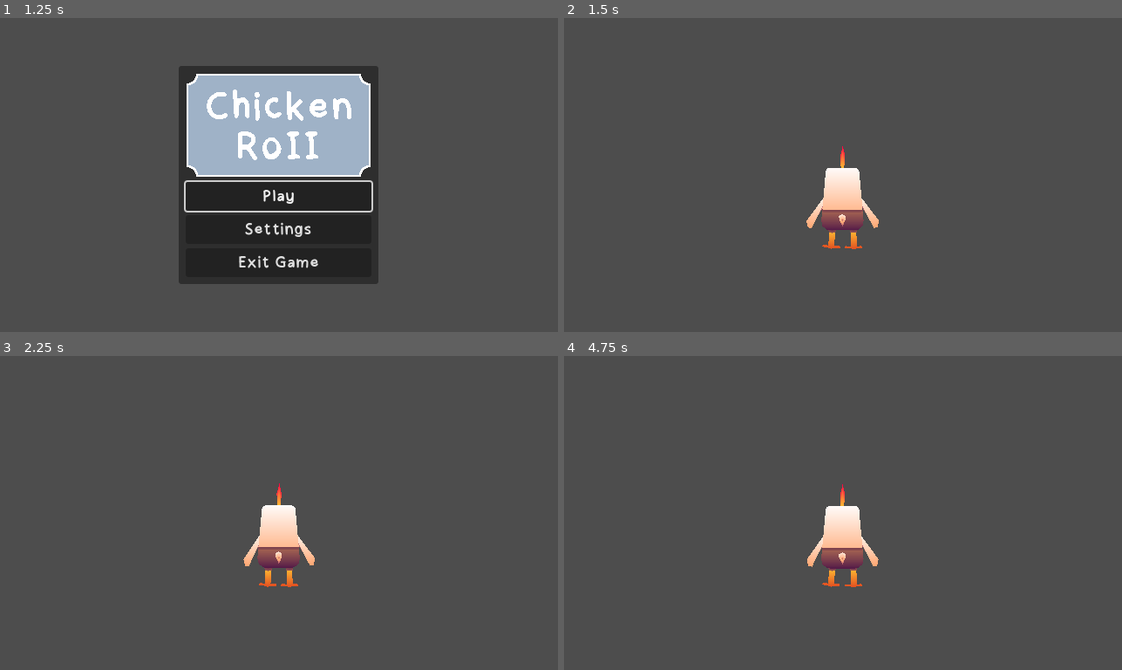
Above: before the commit, frames 1-4 (two rows, left to right).
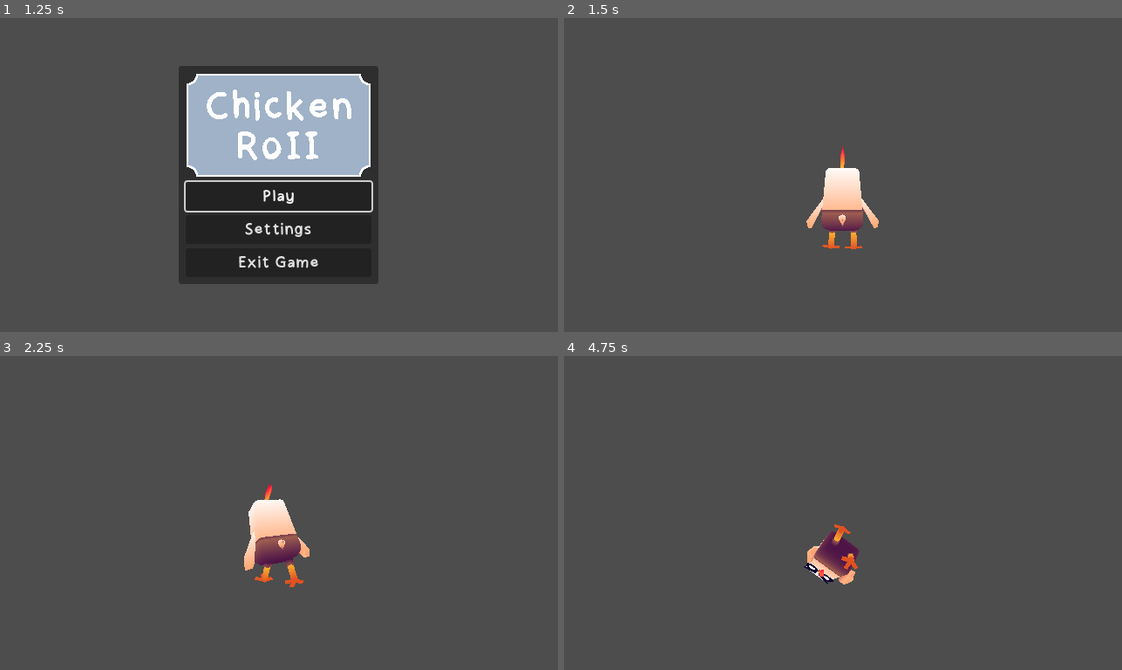
Above: after the commit, the same moments.

Repository: Cucumber-Maki/UoP-2025
Game: Godot game, scene res://scenes/splashScreen/splashScreen.tscn
Same seed, same stepped clock (60 frames per second), same inputs: the game is played once before the commit and once after it.
Inputs (mouse positions are in pixels of both pictures, inside the frame that each line leads up to):
- Up to frame 1 (1.25 s): tap Enter at 0.5 s; move the mouse to (401, 159) at 0.52 s; hold D (player_move_right) from 0.53 s (still down); tap Space (player_move_jump) at 0.77 s
- Up to frame 2 (1.5 s): release D (player_move_right) at 1.25 s; click "Play" at 1.25 s
- Up to frame 3 (2.25 s): move the mouse to (251, 513) at 2.02 s; hold W (player_move_forward) from 2.03 s (still down)
- Up to frame 4 (4.75 s): keep holding W (player_move_forward); tap Space (player_move_jump) at 2.27, 3.77, 4.52 s; move the mouse to (854, 506) at 2.77 s; move the mouse to (837, 519) at 3.52 s; move the mouse to (887, 516) at 4.27 s

Frame 1 is identical in both runs. In frame 2, less than 0.1% of the frame differs, in the area x 43-57%, y 41-74%; in frame 3, 1.8%; in frame 4, 1.9%, in the area x 42-57%, y 40-74%.
Error before the commit: Parse Error: Identifier "m_ability_rollAvailable" not declared in the current scope. (res://assets/entities/player/player.gd:53)

Commit message:
feat: Player roll ability.

Diff:
--- a/assets/entities/player/player.gd
+++ b/assets/entities/player/player.gd
@@ -12,6 +12,12 @@
 @export var m_animationTurnExponent : float = 2.0;
 @export var m_animationJumpScaling : float = 1.5;
 @export var m_animationJumpExponent : float = 1.5;
+# Roll
+@export_group("Abilities", "m_abilities")
+@export_subgroup("Roll", "m_ability_roll")
+@export var m_ability_rollUnlocked : bool = false;
+@export var m_ability_rollImpulse : Vector2 = Vector2(12, 4);
+var m_ability_rollAvailable : bool = false;
 #
 @onready var m_cameraOrigin : Node3D = $CameraOrigin;
 @onready var m_cameraAngle : Vector2 = Vector2(m_cameraOrigin.rotation.y, m_cameraOrigin.rotation.x);
@@ -28,9 +34,7 @@
 
 var m_jumpInput : bool = false;
 func getJumpInput() -> bool:
-	if (!m_jumpInput): return false;
-	m_jumpInput = false;
-	return true;
+	return m_jumpInput
 
 ################################################################################
 
@@ -50,7 +54,7 @@
 
 func handleRoll(delta : float) -> void:
 	if (isGrounded()):
-		m_ability_rollAvailable = true;
+		m_ability_rollAvailable = m_ability_rollUnlocked;
 		return;
 
 	var input : Vector2 = getMovementInput();
@@ -89,7 +93,9 @@
 	setAnimationVariable("parameters/AirSpeed/blend_position", airSpeed, max(m_animationAirBlendSpeed, abs(airSpeed * 0.1)) * delta);
 	setAnimationVariable("parameters/InAir/blend_amount", !isGrounded(), m_animationAirStateBlendSpeed * delta);
 
-	setAnimationPlaybackSpeed(max(1, (flatVelocty.length() * m_animationGroundSpeedScale) / getStateVariable("MovementSpeed")), delta);
+	var animationSpeed : float = max(1, (flatVelocty.length() * m_animationGroundSpeedScale) / getStateVariable("MovementSpeed"));
+	if (m_animationTree.get("parameters/RollTrigger/active")): return;
+	setAnimationPlaybackSpeed(animationSpeed, delta);
 
 ################################################################################
 
--- a/assets/entities/player/playerAnimationTree.tres
+++ b/assets/entities/player/playerAnimationTree.tres
@@ -59,22 +59,22 @@
 [sub_resource type="AnimationNodeBlend2" id="AnimationNodeBlend2_o5w2f"]
 sync = true
 
-[sub_resource type="AnimationNodeOneShot" id="AnimationNodeOneShot_ns0ay"]
-
 [sub_resource type="AnimationNodeAnimation" id="AnimationNodeAnimation_ijund"]
 animation = &"Roll"
 
+[sub_resource type="AnimationNodeOneShot" id="AnimationNodeOneShot_ns0ay"]
+
 [resource]
-graph_offset = Vector2(-641.443, 2.09953)
+graph_offset = Vector2(-863.761, 35.7036)
 nodes/AirSpeed/node = SubResource("AnimationNodeBlendSpace1D_3x5vi")
 nodes/AirSpeed/position = Vector2(-320, 320)
 nodes/Ground/node = SubResource("AnimationNodeBlendSpace2D_owunj")
 nodes/Ground/position = Vector2(-300, 60)
 nodes/InAir/node = SubResource("AnimationNodeBlend2_o5w2f")
 nodes/InAir/position = Vector2(145.149, 66.655)
-nodes/OneShot/node = SubResource("AnimationNodeOneShot_ns0ay")
-nodes/OneShot/position = Vector2(-140, 360)
 nodes/Roll/node = SubResource("AnimationNodeAnimation_ijund")
 nodes/Roll/position = Vector2(-300, 500)
+nodes/RollTrigger/node = SubResource("AnimationNodeOneShot_ns0ay")
+nodes/RollTrigger/position = Vector2(-140, 360)
 nodes/output/position = Vector2(360, 80)
-node_connections = [&"InAir", 0, &"Ground", &"InAir", 1, &"OneShot", &"OneShot", 0, &"AirSpeed", &"OneShot", 1, &"Roll", &"output", 0, &"InAir"]
+node_connections = [&"InAir", 0, &"Ground", &"InAir", 1, &"RollTrigger", &"RollTrigger", 0, &"AirSpeed", &"RollTrigger", 1, &"Roll", &"output", 0, &"InAir"]
--- a/prefabs/entities/player.tscn
+++ b/prefabs/entities/player.tscn
@@ -17,6 +17,8 @@
 m_animationTurnExponent = 2.0
 m_animationJumpScaling = 1.5
 m_animationJumpExponent = 1.5
+m_ability_rollUnlocked = false
+m_ability_rollImpulse = Vector2(12, 4)
 
 [node name="AnimationTree" parent="." index="1"]
 root_node = NodePath("../Model")
@@ -25,9 +27,9 @@
 parameters/AirSpeed/blend_position = 0
 parameters/Ground/blend_position = Vector2(0, 0)
 parameters/InAir/blend_amount = 0
-parameters/OneShot/active = false
-parameters/OneShot/internal_active = false
-parameters/OneShot/request = 0
+parameters/RollTrigger/active = false
+parameters/RollTrigger/internal_active = 0.5
+parameters/RollTrigger/request = 0.0136364
 
 [node name="Model" parent="." index="2" instance=ExtResource("2_ffmxu")]
 
--- a/scenes/game/game.tscn
+++ b/scenes/game/game.tscn
@@ -16,6 +16,7 @@
 [node name="AutoRestart" parent="CanvasLayer" instance=ExtResource("2_7h61r")]
 
 [node name="Player" parent="." instance=ExtResource("3_0sr1o")]
+m_ability_rollUnlocked = true
 
 [node name="StaticBody3D" type="StaticBody3D" parent="."]
 transform = Transform3D(1, 0, 0, 0, 1, 0, 0, 0, 1, 0, -1, 0)
